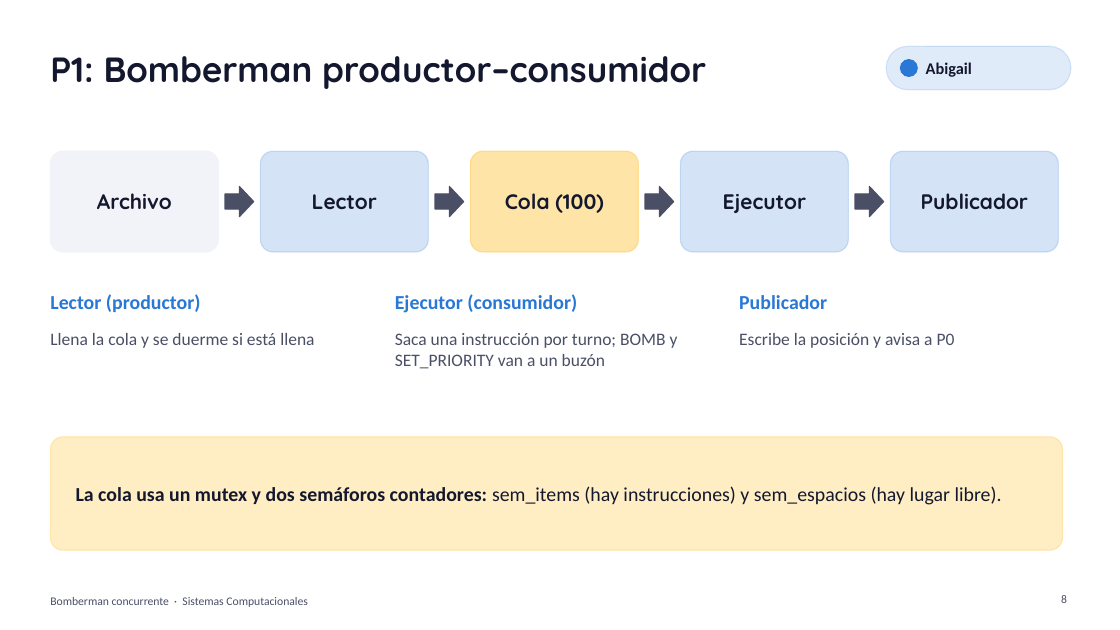
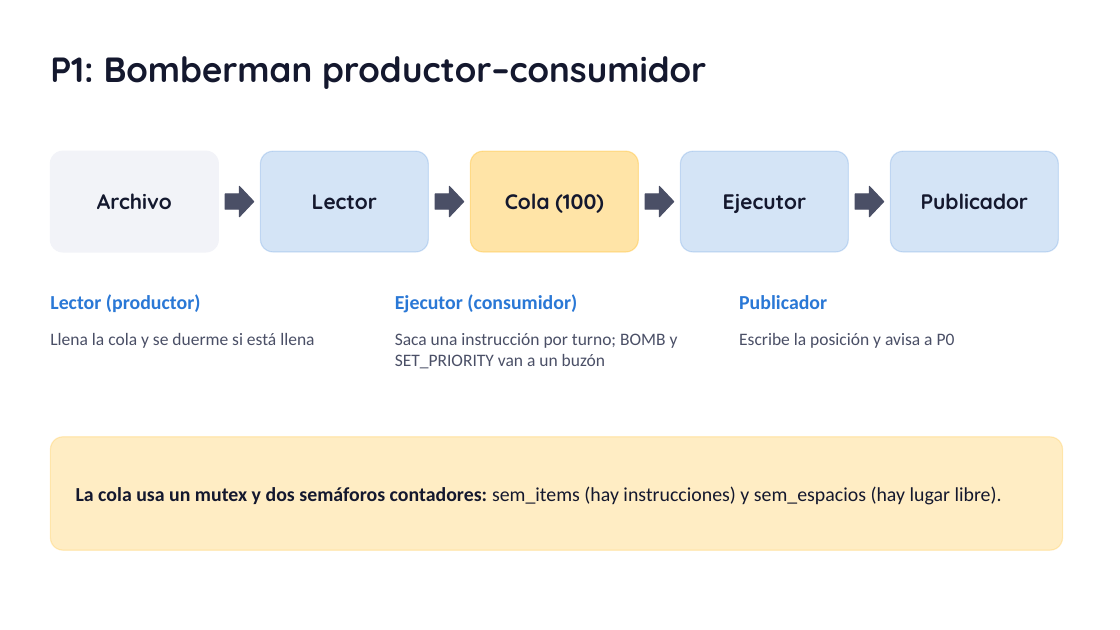
Before and after one commit to JoelxD12O/bomberman-concurrente, a slide deck: slide 7 of docs/presentacion/Bomberman_concurrente.pptx (slide 8 before the commit). Drawn at 1120x630 pixels with LibreOffice and Linux fonts; fonts in the diff are those of the drawing. Boxes give left, top, right and bottom in pixels: in the first picture for what was removed or moved away, otherwise in the second. Text is boxed around its words. In the diff, an @@ line names an element or a change of style, - is before the commit and + after.

```diff
--- a/docs/presentacion/Bomberman_concurrente.pptx
+++ b/docs/presentacion/Bomberman_concurrente.pptx
@@ rounded rectangle removed at bbox=[886, 46, 1071, 90] @@
@@ ellipse removed at bbox=[901, 60, 918, 76] @@
@@ text removed at bbox=[926, 62, 972, 77] @@
-Abigail
@@ text removed at bbox=[50, 597, 308, 607] @@
-Bomberman concurrente · Sistemas Computacionales
@@ page number removed at bbox=[1061, 595, 1067, 603] @@
-8
```
Also in this commit, not shown: 15 other slides changed, 9 slides added, 3 slides removed, 1 other file.
